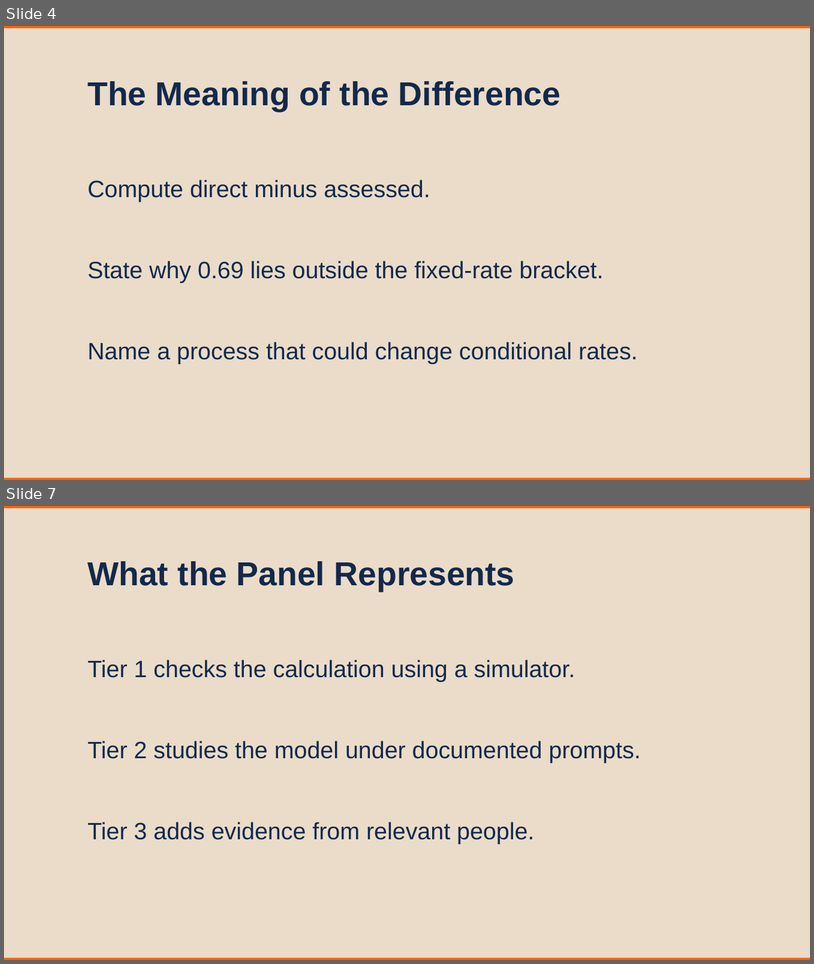
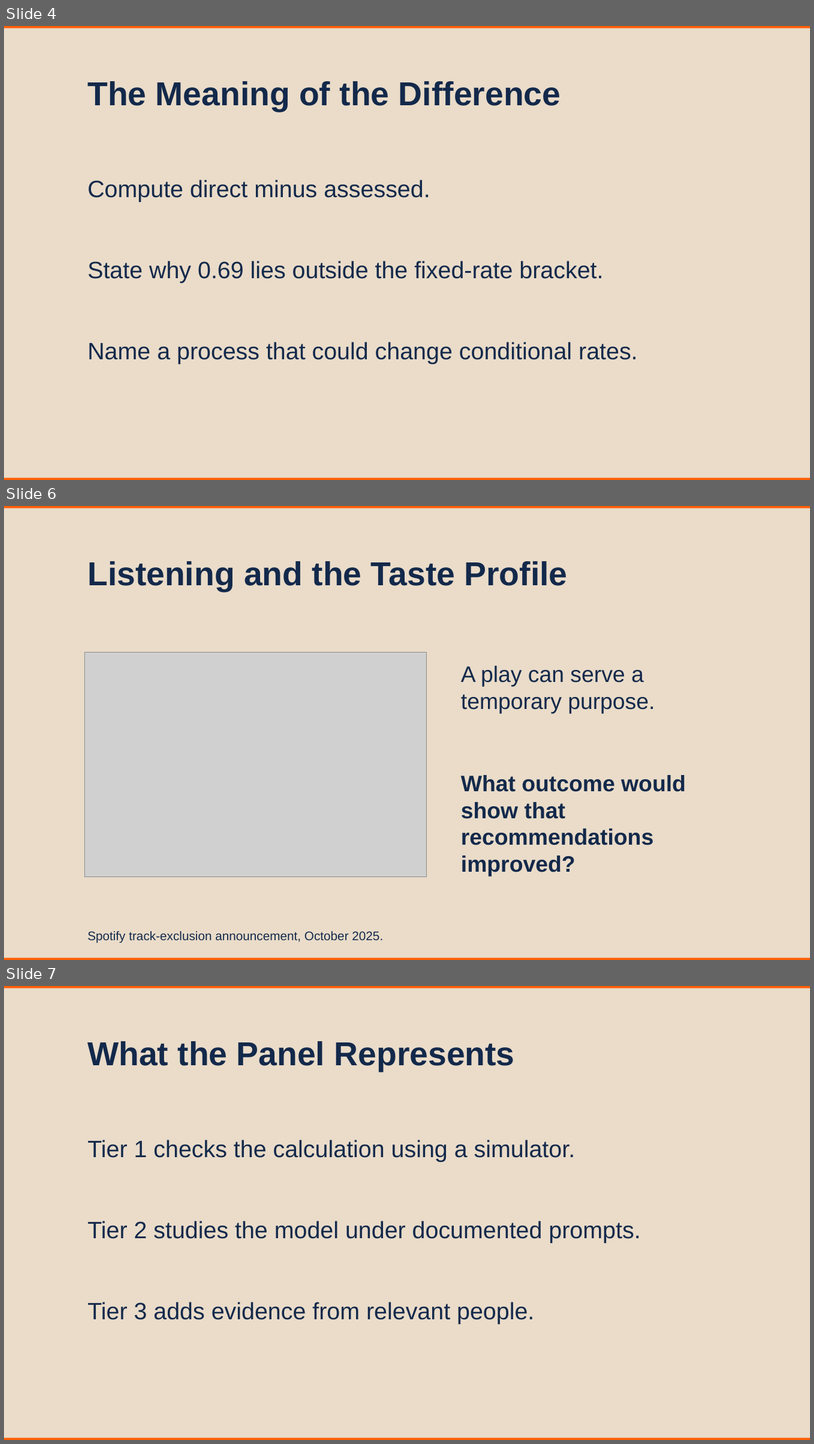
Before and after one commit to nene88991999/MSBAi_QuantumCognition, a slide deck: 03_Live_Sessions/M3S1_Handoffs_Recommendations_and_Evidence.pptx. Shown one above the other, each under a label of ours: slides 4 and 7 before the commit, slides 4, 6 and 7 after it; the slides between them are not shown. The pictures are 814x964 and 814x1444 pixels, drawn with LibreOffice and Linux fonts; fonts in the diff are those of the drawing; grey boxes stand for pictures. Boxes give left, top, right and bottom in pixels: in the first picture for what was removed or moved away, otherwise in the second. Text is boxed around its words. In the diff, an @@ line names an element or a change of style, - is before the commit and + after.

```diff
--- a/03_Live_Sessions/M3S1_Handoffs_Recommendations_and_Evidence.pptx
+++ b/03_Live_Sessions/M3S1_Handoffs_Recommendations_and_Evidence.pptx
@@ slide 6 added at (4,506,810,960), background #EADCC9 @@
@@ rectangle added at (4,506,810,508), fill #FF5F05 @@
@@ text added at (87,561,568,591), 80 pt, text #13294B, bold @@
+Listening and the Taste Profile
@@ picture added at (84,652,427,876) @@
@@ text added at (461,666,655,714), 54 pt, text #13294B @@
+A play can serve a temporary purpose.
@@ text added at (461,775,686,876), 54 pt, text #13294B, bold @@
+What outcome would show that recommendations improved?
@@ text added at (87,931,383,942), 30 pt, text #13294B @@
+Spotify track-exclusion announcement, October 2025.
@@ rectangle added at (4,957,810,960), fill #FF5F05 @@
```
Also in this commit, not shown: 2 other slides added, 3 slides removed, 34 other files.
